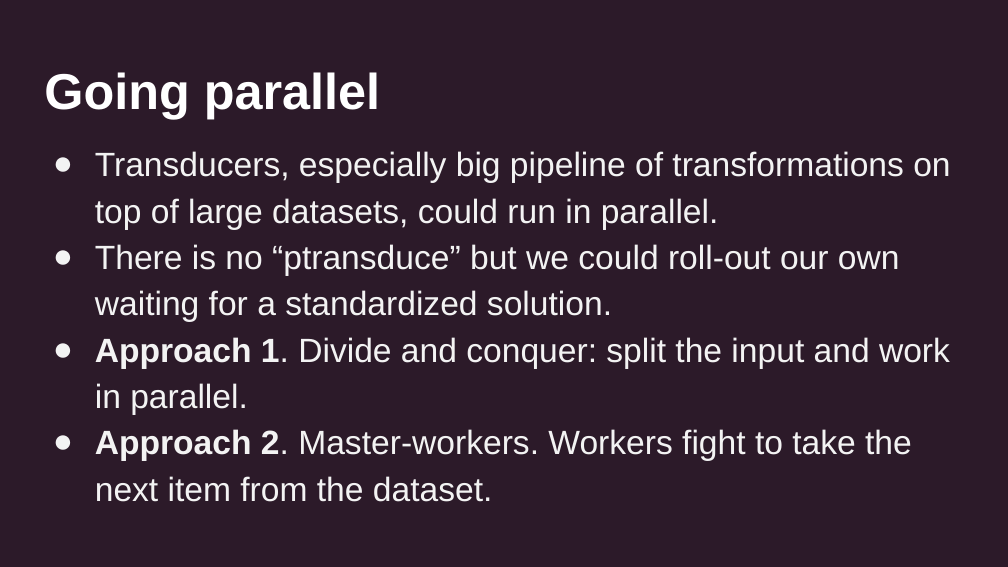
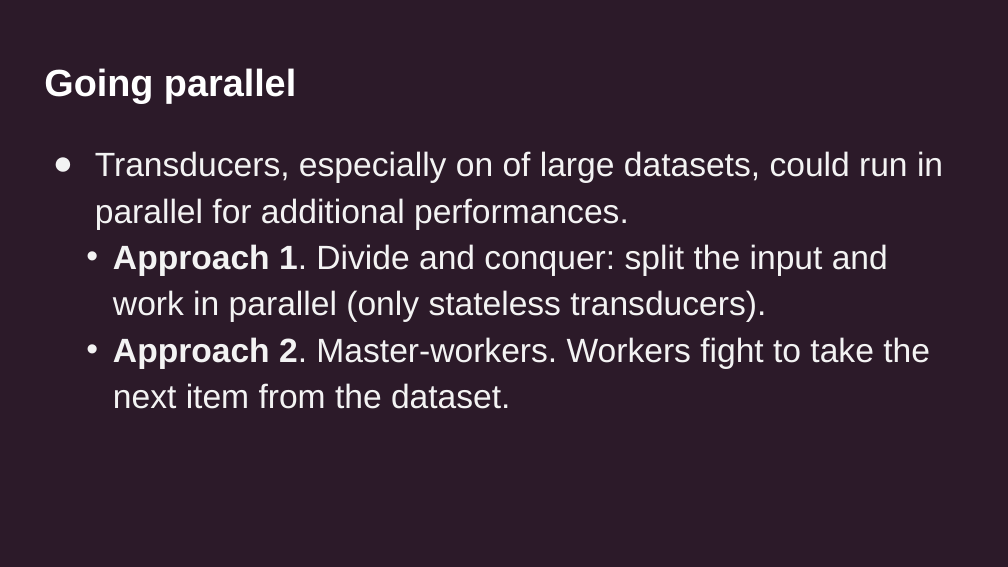
Before and after one commit to uswitch/transducers-workshop, a slide deck: slide 2 of slides/04-xducers-parallel.pptx. Drawn at 1008x567 pixels with LibreOffice and Linux fonts; fonts in the diff are those of the drawing. Boxes give left, top, right and bottom in pixels: in the first picture for what was removed or moved away, otherwise in the second. Text is boxed around its words. In the diff, an @@ line names an element or a change of style, - is before the commit and + after.

```diff
--- a/slides/04-xducers-parallel.pptx
+++ b/slides/04-xducers-parallel.pptx
@@ title "Going parallel" at (44,68,296,104): size 36 to 27 pt @@
@@ text at (95,151,943,322): text changed @@
-● Transducers, especially big pipeline of transformations on top of large datasets, could run in parallel.
-● There is no “ptransduce” but we could roll-out our own waiting for a standardized solution.
-● Approach 1. Divide and conquer: split the input and work in parallel.
+● Transducers, especially on of large datasets, could run in parallel for additional performances.
+  • Approach 1. Divide and conquer: split the input and work in parallel (only stateless transducers).
@@ text at (113,337,930,409): bullet ● to •; list level 1 to 2 in "Approach 2. Master-workers. Workers fight ..." @@
```
Also in this commit, not shown: 7 other slides changed, 8 other files.
